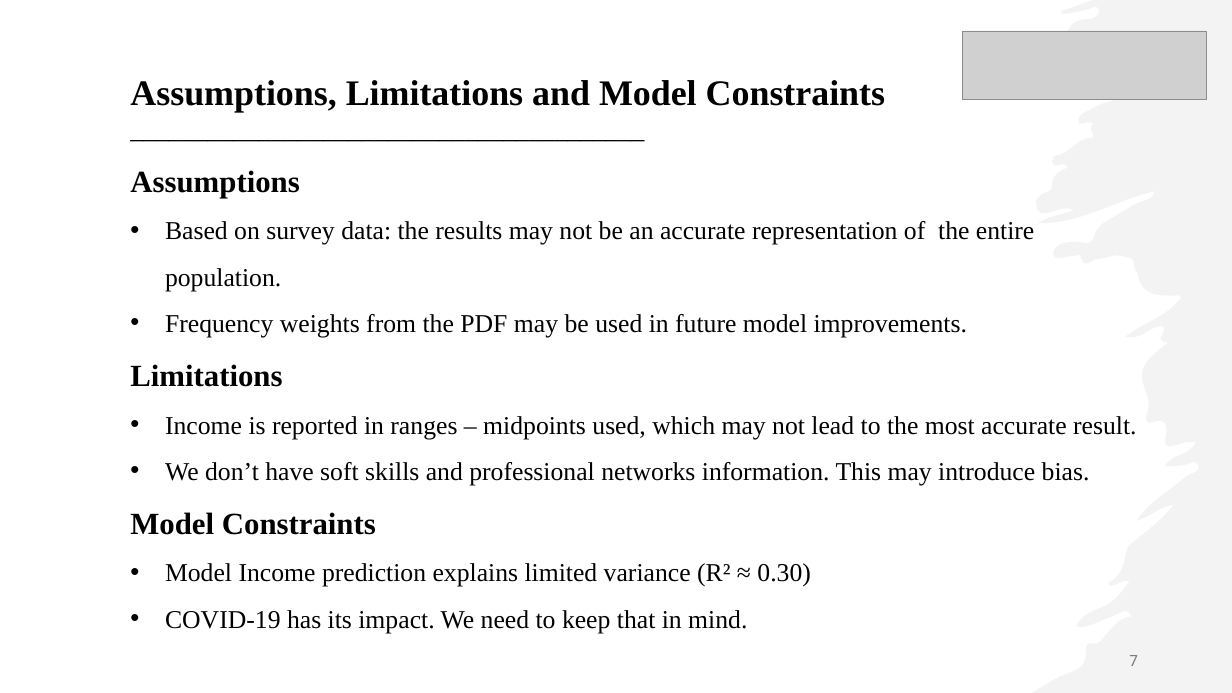
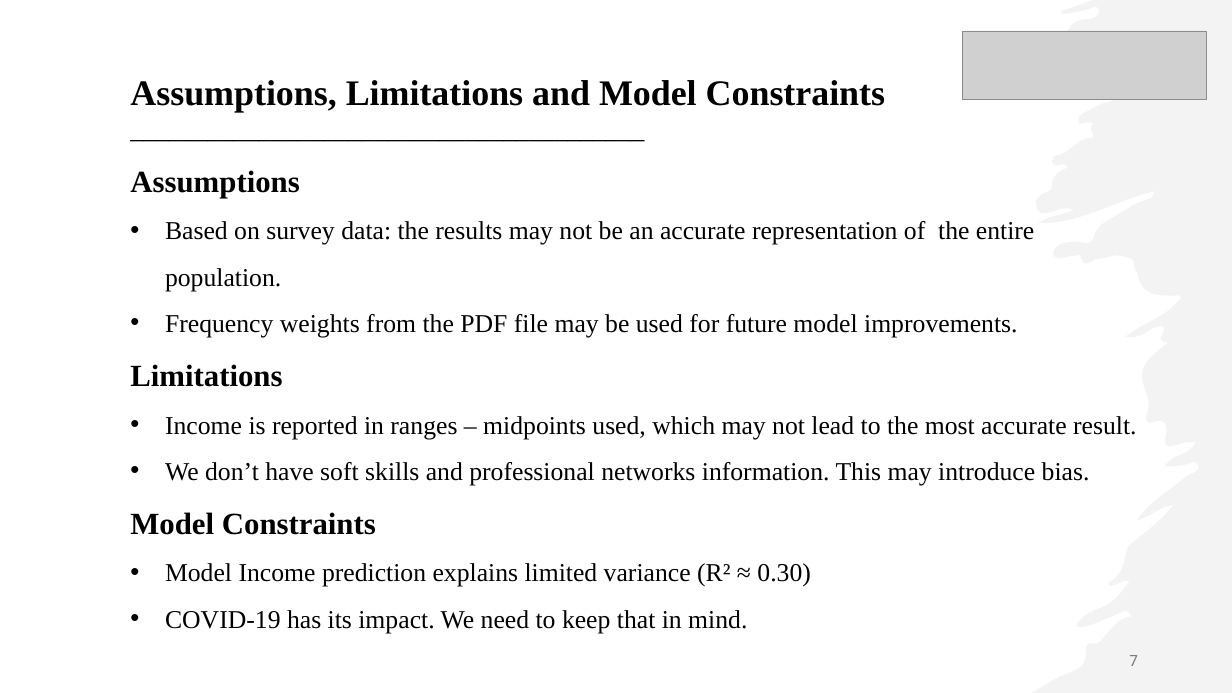
Before and after one commit to fuxima/Dal_NGS2020, a slide deck: slide 7 of NGS_ppt.pptx. Drawn at 1232x693 pixels with LibreOffice and Linux fonts; fonts in the diff are those of the drawing; grey boxes stand for pictures. Boxes give left, top, right and bottom in pixels: in the first picture for what was removed or moved away, otherwise in the second. Text is boxed around its words. In the diff, an @@ line names an element or a change of style, - is before the commit and + after.

```diff
--- a/NGS_ppt.pptx
+++ b/NGS_ppt.pptx
@@ text at bbox=[165, 314, 1017, 338]: text changed @@
-• Frequency weights from the PDF may be used in future model improvements.
+• Frequency weights from the PDF file may be used for future model improvements.
```
Also in this commit, not shown: 1 other slide changed.
